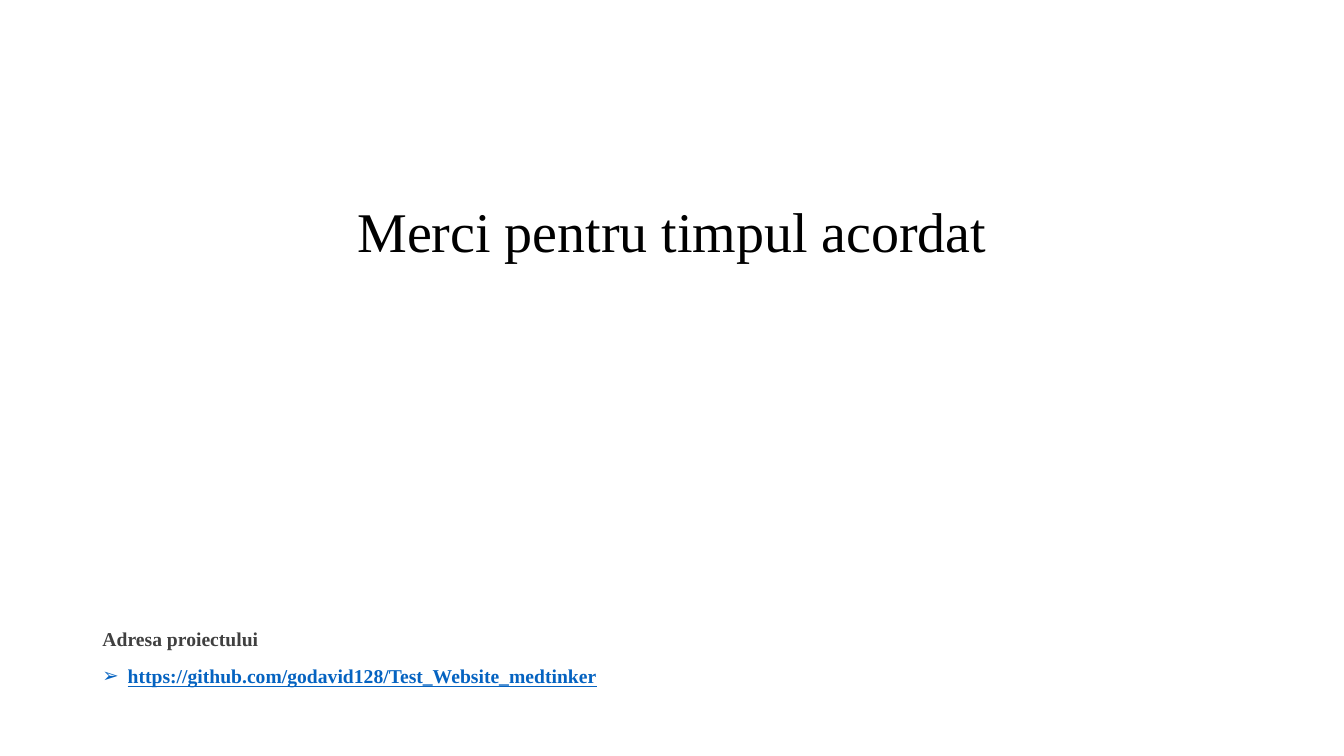
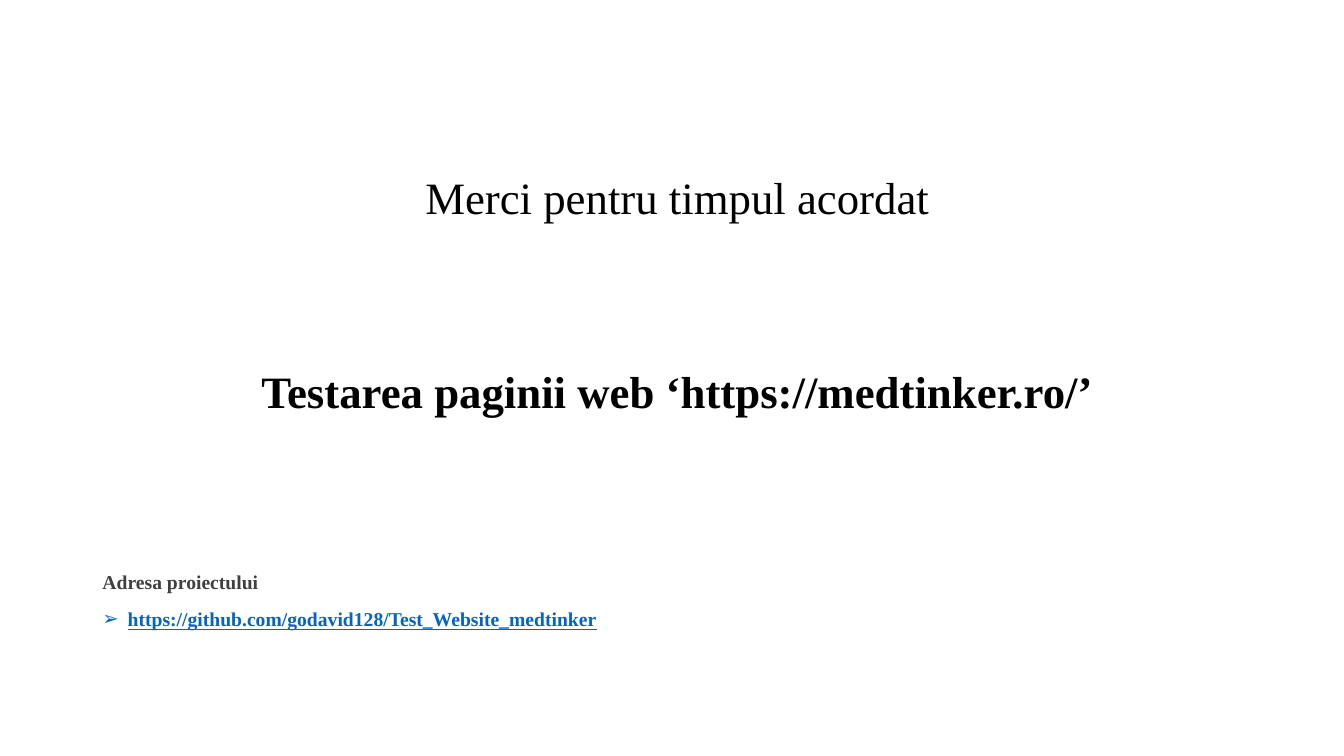
Before and after one commit to godavid128/Test_Website_medtinker, a slide deck: slide 15 of TEST WEBSITE MEDTINKER _GORODETCHI DAVID_27.05.2023.pptx. Drawn at 1344x756 pixels with LibreOffice and Linux fonts; fonts in the diff are those of the drawing; background and template pictures are left out. Boxes give left, top, right and bottom in pixels: in the first picture for what was removed or moved away, otherwise in the second. Text is boxed around its words. In the diff, an @@ line names an element or a change of style, - is before the commit and + after.

Commit message:
update PPT

```diff
--- a/TEST WEBSITE MEDTINKER _GORODETCHI DAVID_27.05.2023.pptx
+++ b/TEST WEBSITE MEDTINKER _GORODETCHI DAVID_27.05.2023.pptx
@@ title at <box>261,183,1093,418</box>: text changed; size 40 to 32 pt; bold on @@
-Merci pentru timpul acordat
+Merci pentru timpul acordat
+Testarea paginii web ‘https://medtinker.ro/’
@@ text "Adresa proiectului": place and size @@
-text "Adresa proiectului" at <box>102,632,597,688</box>
+text "Adresa proiectului" at <box>102,575,597,631</box>
```
Also in this commit, not shown: 1 other slide changed.
